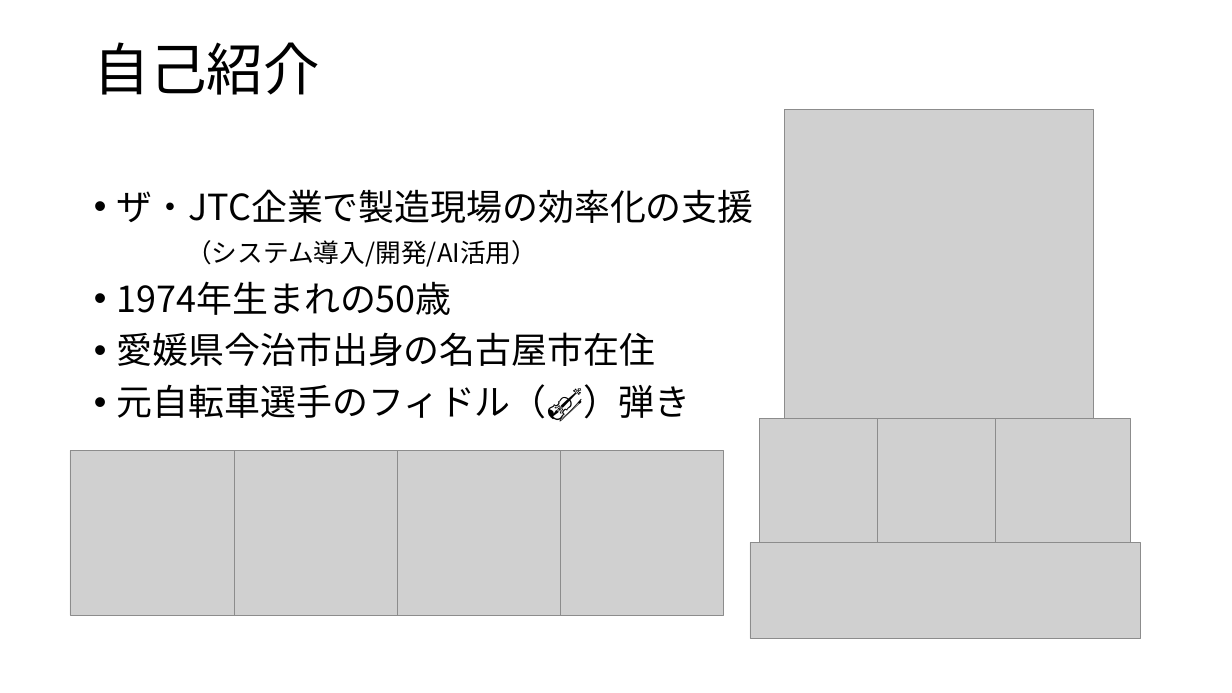
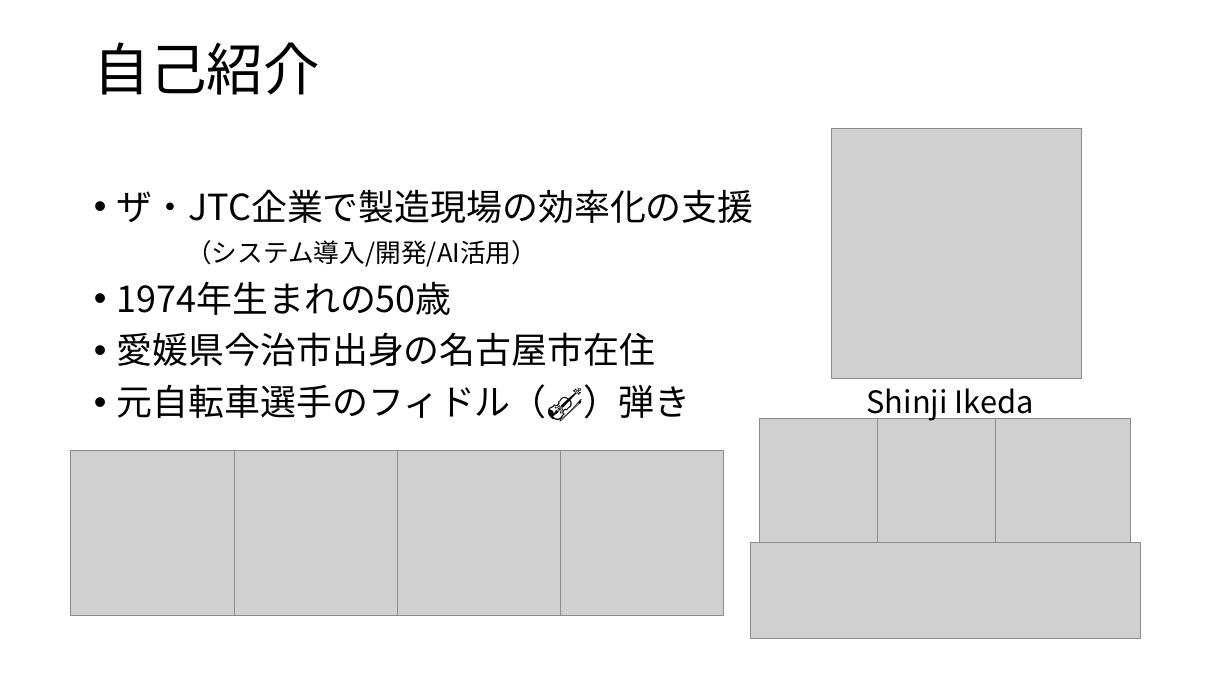
Before and after one commit to ikedachin/study_huggingface, a slide deck: slide 3 of huggingface 勉強会資料.pptx. Drawn at 1232x693 pixels with LibreOffice and Linux fonts; fonts in the diff are those of the drawing; grey boxes stand for pictures; background and template pictures are left out. Boxes give left, top, right and bottom in pixels: in the first picture for what was removed or moved away, otherwise in the second. Text is boxed around its words. In the diff, an @@ line names an element or a change of style, - is before the commit and + after.

```diff
--- a/huggingface 勉強会資料.pptx
+++ b/huggingface 勉強会資料.pptx
@@ picture: place and size @@
-picture at (785,109,1093,418)
+picture at (832,128,1081,378)
@@ text added at (867,388,1034,422), 24 pt, text #000000 @@
+Shinji Ikeda
```
Also in this commit, not shown: 4 other slides changed, 1 slide added, 1 other file.
